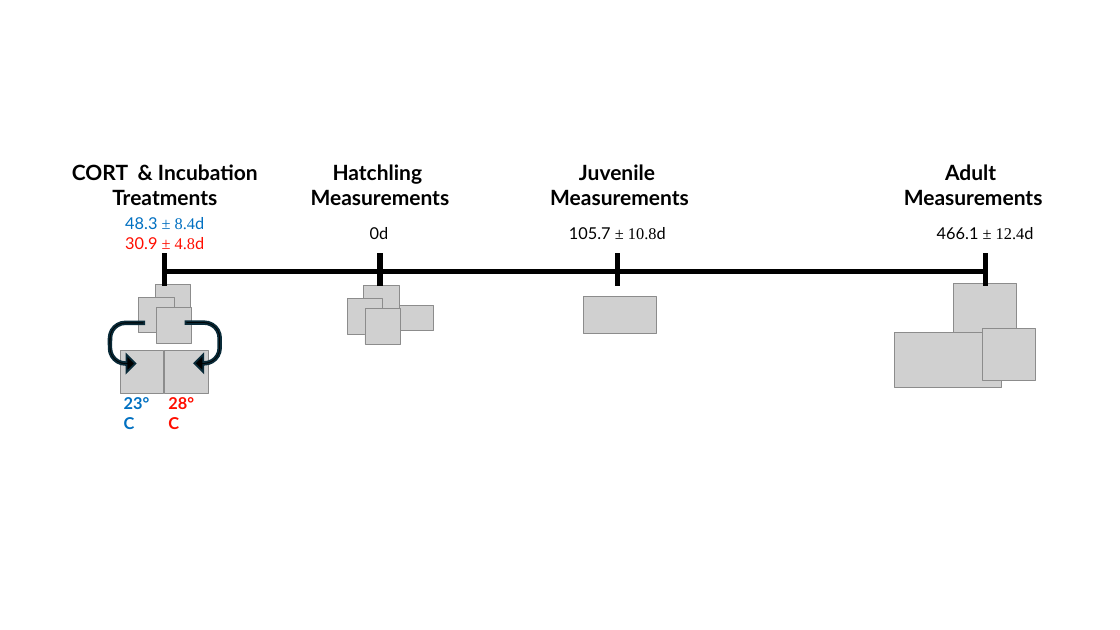
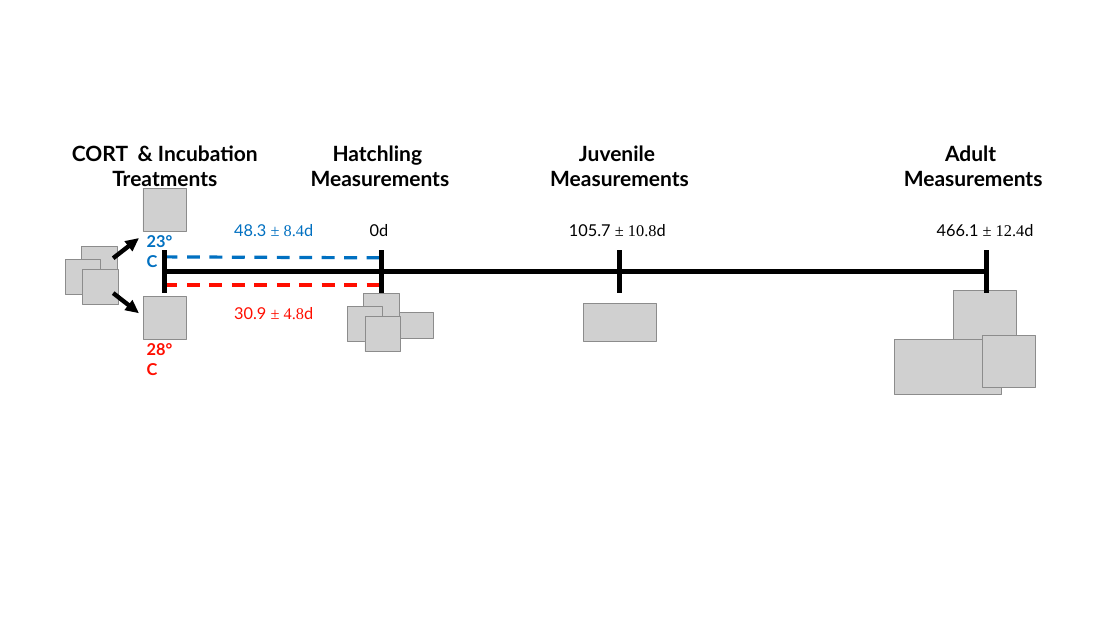
Before and after one commit to daniel1noble/lampro_cort_temp, a slide deck: slide 1 of figures/Figures.pptx. Drawn at 1120x630 pixels with LibreOffice and Linux fonts; fonts in the diff are those of the drawing; grey boxes stand for pictures. Boxes give left, top, right and bottom in pixels: in the first picture for what was removed or moved away, otherwise in the second. Text is boxed around its words. In the diff, an @@ line names an element or a change of style, - is before the commit and + after.

```diff
--- a/figures/Figures.pptx
+++ b/figures/Figures.pptx
@@ 4 texts: place and size @@
-4 texts at (72, 164, 1043, 205)
+4 texts at (72, 145, 1043, 191)
@@ picture: place and size @@
-picture at (120, 350, 163, 393)
+picture at (143, 188, 186, 231)
@@ text at (125, 237, 205, 249): paragraph removed @@
-30.9 ± 4.8d
@@ text "23°C": place and size @@
-text "23°C" at (124, 397, 150, 429)
+text "23°C" at (147, 235, 173, 267)
@@ text "48.3 ± 8.4d": place and size @@
-text "48.3 ± 8.4d" at (125, 217, 205, 249)
+text "48.3 ± 8.4d" at (234, 224, 314, 236)
@@ 3 pictures: place and size @@
-3 pictures at (139, 285, 192, 343)
+3 pictures at (65, 246, 118, 304)
@@ line moved from (165, 254) - (165, 286) to (165, 250) - (165, 293) @@
@@ line moved from (380, 254) - (380, 286) to (381, 250) - (381, 293) @@
@@ line moved from (618, 254) - (618, 286) to (619, 250) - (619, 293) @@
@@ line moved from (986, 254) - (986, 286) to (986, 250) - (986, 293) @@
@@ group added at (113, 239, 380, 319): 2 lines, 2 arrows, 1 text @@
+30.9 ± 4.8d
@@ picture: place and size @@
-picture at (165, 350, 208, 393)
+picture at (143, 297, 186, 339)
@@ 4 pictures: place and size @@
-4 pictures at (364, 286, 1035, 387)
+4 pictures at (364, 293, 1035, 395)
@@ uturn arrow removed at (109, 321, 144, 373) @@
@@ uturn arrow removed at (186, 321, 221, 373) @@
@@ 4 pictures: place and size @@
-4 pictures at (347, 283, 1017, 346)
+4 pictures at (347, 291, 1017, 354)
@@ text "28°C": place and size @@
-text "28°C" at (168, 397, 194, 429)
+text "28°C" at (147, 343, 173, 375)
```
Also in this commit, not shown: 21 other files.
